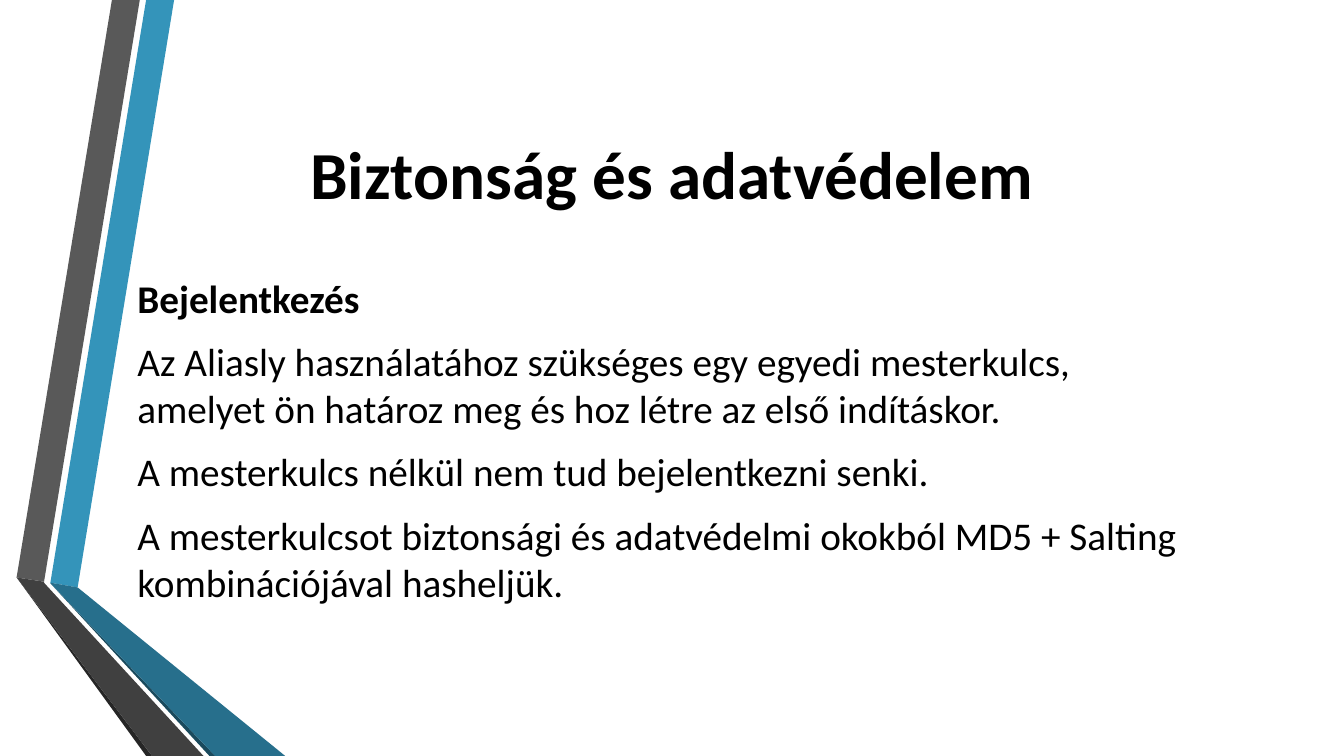
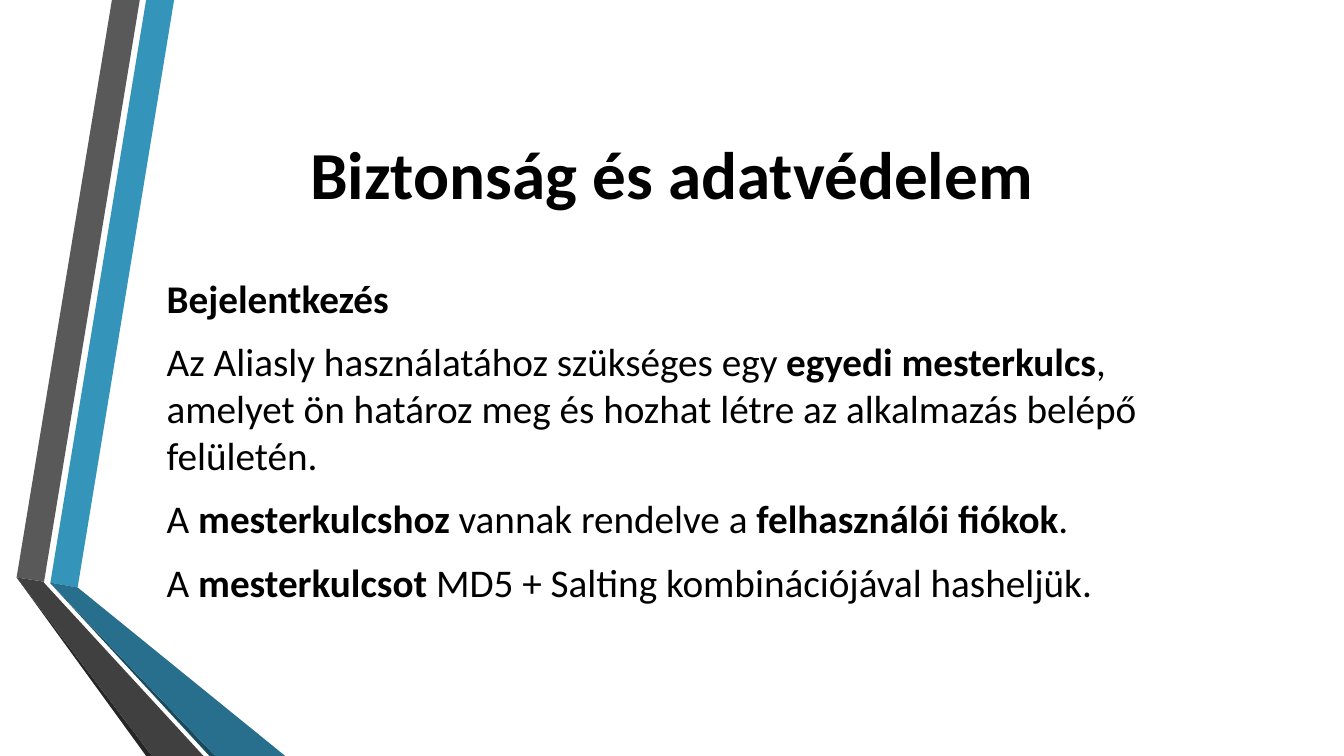
Before and after one commit to yAn2049/Aliasly-Password-Manager, a slide deck: slide 8 of Documents/Aliasly bemutató.pptx (slide 9 before the commit). Drawn at 1344x756 pixels with LibreOffice and Linux fonts; fonts in the diff are those of the drawing; background and template pictures are left out. Boxes give left, top, right and bottom in pixels: in the first picture for what was removed or moved away, otherwise in the second. Text is boxed around its words. In the diff, an @@ line names an element or a change of style, - is before the commit and + after.

```diff
--- a/Documents/Aliasly bemutató.pptx
+++ b/Documents/Aliasly bemutató.pptx
@@ text "Bejelentkezés": place and size @@
-text "Bejelentkezés" at bbox=[137, 285, 1176, 604]
+text "Bejelentkezés" at bbox=[167, 285, 1137, 604]
@@ text at bbox=[167, 348, 1137, 604]: text changed @@
-Az Aliasly használatához szükséges egy egyedi mesterkulcs, amelyet ön határoz meg és hoz létre az első indításkor.
-A mesterkulcs nélkül nem tud bejelentkezni senki.
-A mesterkulcsot biztonsági és adatvédelmi okokból MD5 + Salting kombinációjával hasheljük.
+Az Aliasly használatához szükséges egy egyedi mesterkulcs, amelyet ön határoz meg és hozhat létre az alkalmazás belépő felületén.
+A mesterkulcshoz vannak rendelve a felhasználói fiókok.
+A mesterkulcsot MD5 + Salting kombinációjával hasheljük.
```
Also in this commit, not shown: 5 other slides changed, 2 slides added, 2 slides removed.
